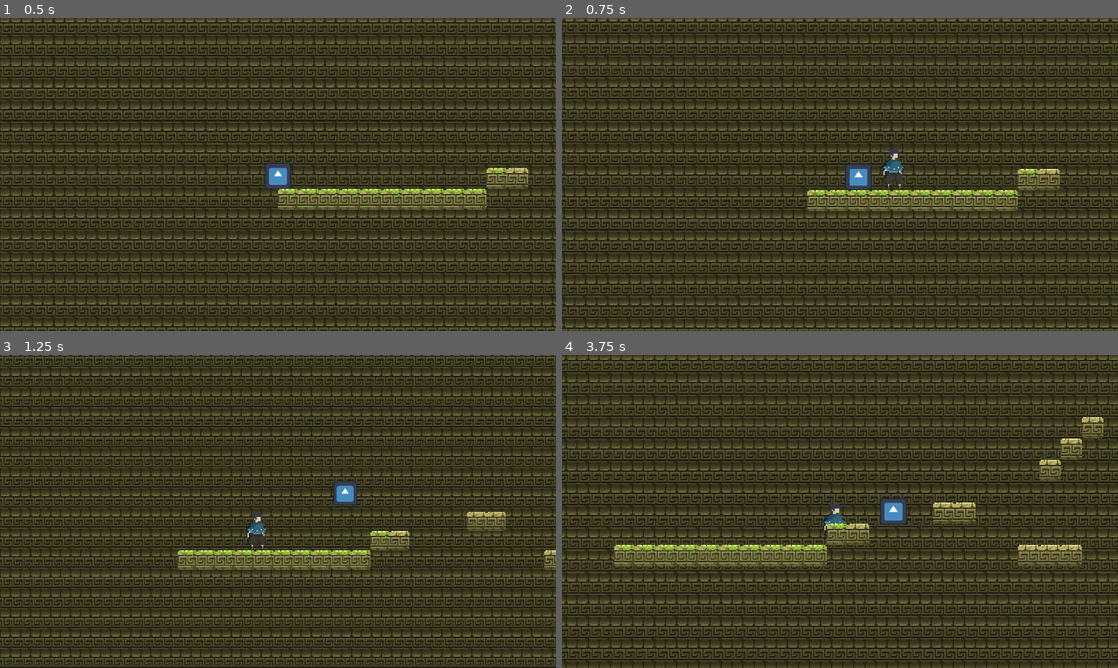
Above: before the commit, frames 1-4 (two rows, left to right).
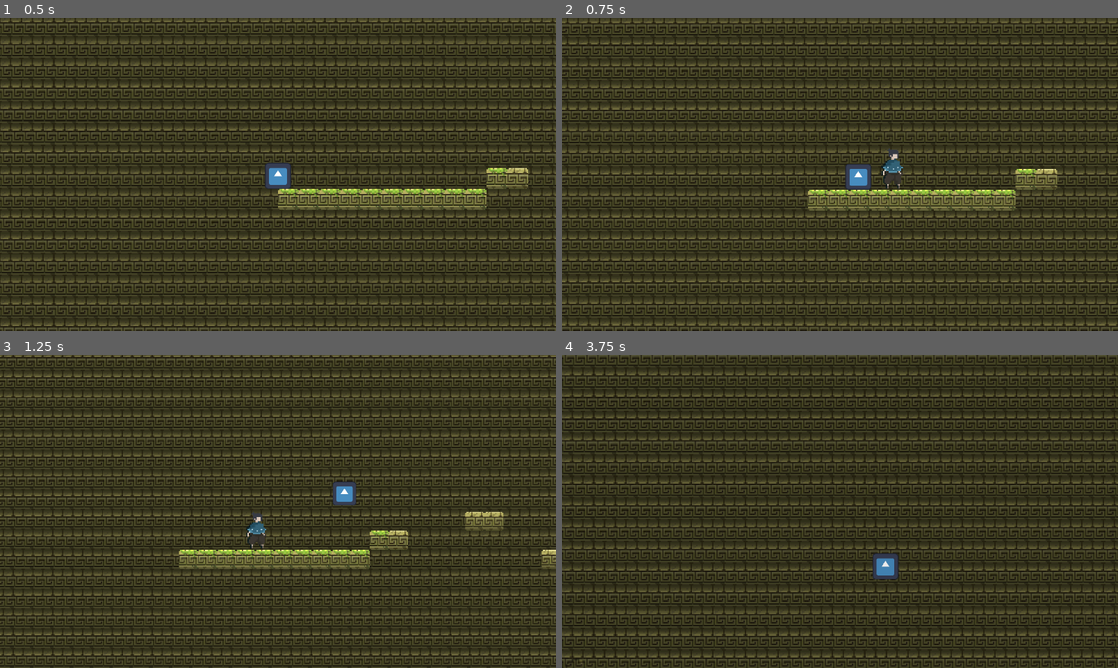
Above: after the commit, the same moments.

Repository: logan03109/second-jame-gam
Game: Godot game, scene res://scenes/Main.tscn
The game is run twice, just before and just after one commit, with the same random seed, the same clock (stepped at 60 frames per second) and the same inputs. The engine's default icon, where the game draws it, is replaced by a stand-in: a white triangle on a blue panel in a dark square.
Inputs:
- Up to frame 1 (0.5 s): no input
- Up to frame 2 (0.75 s): hold D (p1_right) from 0.53 s (still down); tap L (p2_join) at 0.6 s
- Up to frame 3 (1.25 s): keep holding D (p1_right); tap W (p1_jump) at 0.77 s
- Up to frame 4 (3.75 s): tap F (p1_dash) at 1.35 s; tap W (p1_jump) at 1.52, 3.02 s; tap L (p2_join) at 1.55, 2.3, 3.05, 3.6 s; release D (p1_right) at 2.03 s; hold A (p1_left) 2.03-2.78 s; tap / (p2_dash) at 2.1 s; hold D (p1_right) from 2.78 s (still down); tap Down (p2_down) at 2.85 s

Frame 1 is identical in both runs. In frame 2, 34% of the frame differs, in the area x 0-100%, y 0-100%; in frame 3, 32%; in frame 4, 42%.

Commit message:
Decay Wall starts earlier after the safe chunk is left by a player

Diff:
--- a/scenes/Main.tscn
+++ b/scenes/Main.tscn
@@ -14,6 +14,7 @@
 [node name="Node2D" type="Node2D" unique_id=1314541290]
 script = ExtResource("1_rvslj")
 decay_speed = 210.0
+max_zoom = 3.0
 chunk_scenes = Array[PackedScene]([ExtResource("2_rarhs"), ExtResource("3_c01mt"), ExtResource("4_nxtc6"), ExtResource("5_jlsqs"), ExtResource("6_q8u5g")])
 start_chunk = ExtResource("3_vcsgt")
 
@@ -31,7 +32,7 @@
 [node name="DecayLine" type="Line2D" parent="." unique_id=43813036]
 points = PackedVector2Array(0, -10000, 0, 10000)
 width = 1000.0
-default_color = Color(0, 0, 0, 0.039215688)
+default_color = Color(0, 0, 0, 0.078431375)
 
 [node name="Parallax2D" type="Parallax2D" parent="." unique_id=469574535]
 scroll_scale = Vector2(0.2, 0.2)
--- a/scripts/main.gd
+++ b/scripts/main.gd
@@ -3,6 +3,7 @@
 @export var min_zoom           := 1.0
 @export var max_zoom           := 4.0
 @export var zoom_margin        := 200.0
+@export var decay_start_offset := 400
 @export var join_action        := "p2_join"
 @export var chunk_scenes: Array[PackedScene] = []
 @export var start_chunk: PackedScene
@@ -139,7 +140,9 @@
 	if (body == player1 or (p2_joined and body == player2)) and not triggered_decay_on.get(area, false):
 		triggered_decay_on[area] = true
 		decay_active = true
-		decay_wall_x = _get_living_player_x() - 200.0
+		print("player x:",_get_living_player_x())
+		print("Decay x:", _get_living_player_x() + decay_start_offset)
+		decay_wall_x = _get_living_player_x() + decay_start_offset
 var next_chunk_to_trigger := 1
 
 func _check_chunks():
